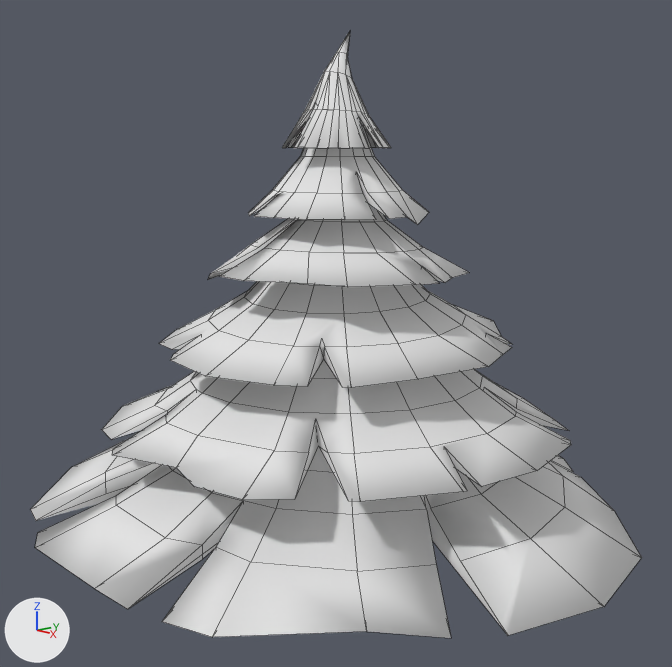
The Blender file blender/envs/pine_tree_base_1.blend, before and after one commit.
The view is the same before and after, from a camera (50 mm lens) standing at (8.15, -7.13, 5.51) and looking at (-0.02, 0.0, 3.27). Arrows for +X, +Y and +Z are at lower left; the lights stay in place. Mesh edges are drawn as thin lines.
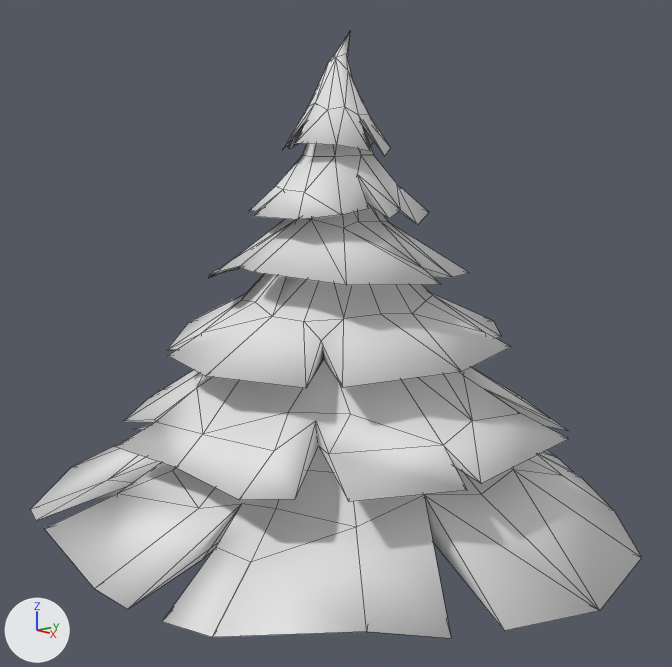
Location of each change, (x1, y1, x2, y2) in pixels of the pictures (672 x 667 px):
'Cylinder', modifiers changed
    both: (30, 31, 642, 638)

Edits to the bpy script that builds the scene:
```text
Change ob_cylinder:
    add _m = ob_cylinder.modifiers.new('Decimate', 'DECIMATE')
    add _m.ratio = 0.488
```
